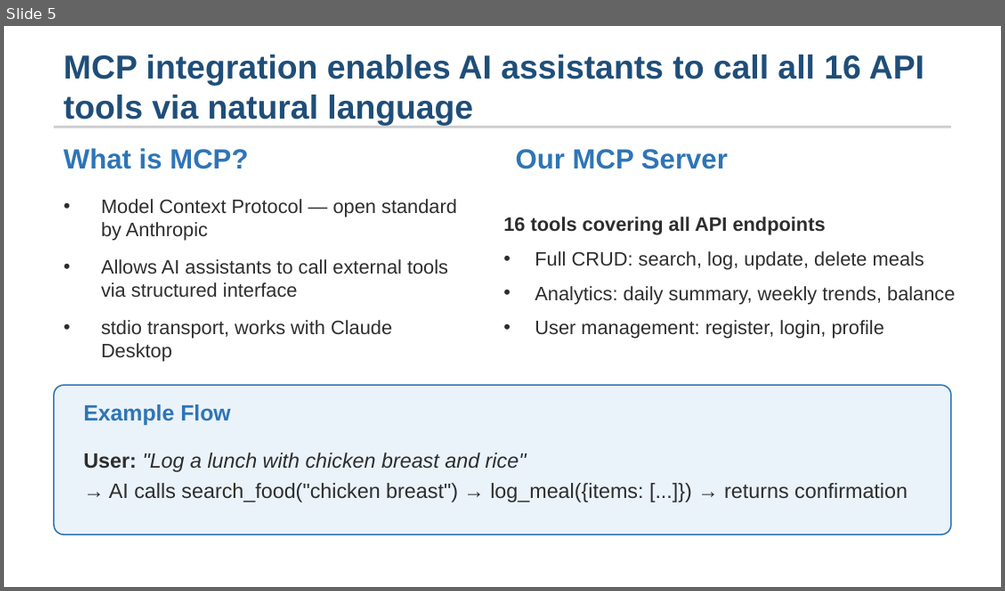
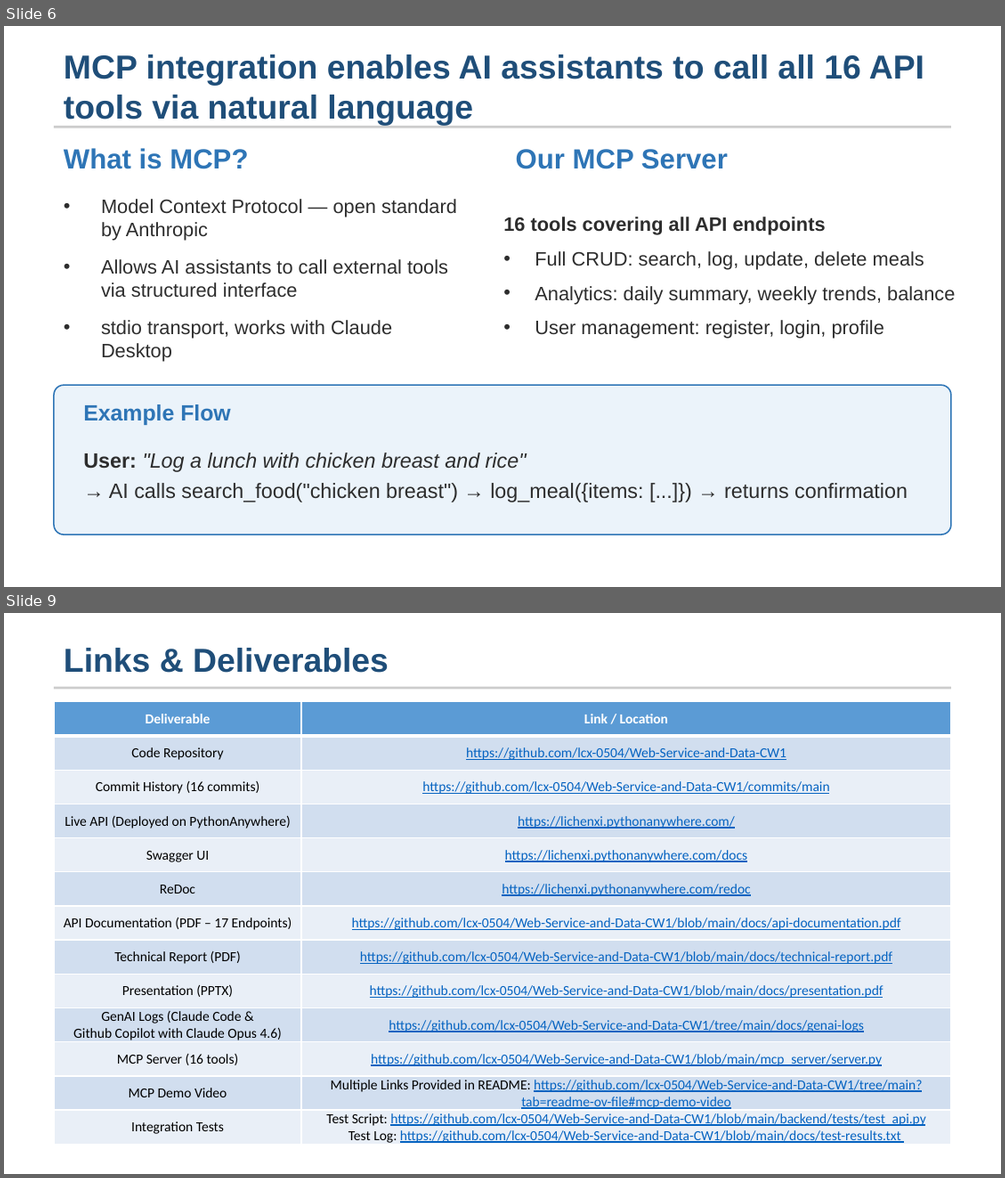
Before and after one commit to lcx-0504/Web-Service-and-Data-CW1, a slide deck: docs/presentation.pptx. Shown one above the other, each under a label of ours: slide 5 before the commit, slides 6 and 9 after it; the slides between them are not shown. The pictures are 1005x591 and 1005x1178 pixels, drawn with LibreOffice and Linux fonts; fonts in the diff are those of the drawing. Boxes give left, top, right and bottom in pixels: in the first picture for what was removed or moved away, otherwise in the second. Text is boxed around its words. In the diff, an @@ line names an element or a change of style, - is before the commit and + after.

Commit message:
docs: finalize all deliverables — add ER diagram, test results, fix inconsistencies
- Add Links section to technical report (13 items covering all deliverables)
- Add ER diagram (Navicat) with N:N relationship annotations
- Add Testing Strategy, Data Source, and References sections to report
- Add test-results.txt (28 passed against PythonAnywhere)
- Add VCS + Deliverables slides to presentation (now 11 slides)
- Fix README: tool count 15→16, bcrypt version 4.0.1→4.2.1
- Fix .env.example: aiosqlite→sqlite driver
- Fix pyproject.toml: remove stale async dependencies
- Add GET / root endpoint and curl example to API docs
- Add ~$* to .gitignore for Office temp files
- Remove presentation.md (replaced by PPTX)

```diff
--- a/docs/presentation.pptx
+++ b/docs/presentation.pptx
@@ slide 9 added at bbox=[4, 613, 1001, 1174], background #FFFFFF @@
@@ text added at bbox=[64, 648, 388, 673], 24 pt, text #1F4E79, bold @@
+Links & Deliverables
@@ rectangle added at bbox=[54, 687, 951, 690], fill #CCCCCC @@
@@ table added at bbox=[54, 702, 951, 1146], 13 rows, 2 columns @@
+Deliverable | Link / Location
+Code Repository | https://github.com/lcx-0504/Web-Service-and-Data-CW1
+Commit History (16 commits) | https://github.com/lcx-0504/Web-Service-and-Data-CW1/commits/main
+Live API (Deployed on PythonAnywhere) | https://lichenxi.pythonanywhere.com/
+Swagger UI | https://lichenxi.pythonanywhere.com/docs
+ReDoc | https://lichenxi.pythonanywhere.com/redoc
+API Documentation (PDF – 17 Endpoints) | https://github.com/lcx-0504/Web-Service-and-Data-CW1/blob/main/docs/api-documentation.pdf
+Technical Report (PDF) | https://github.com/lcx-0504/Web-Service-and-Data-CW1/blob/main/docs/technical-report.pdf
+Presentation (PPTX) | https://github.com/lcx-0504/Web-Service-and-Data-CW1/blob/main/docs/presentation.pdf
+GenAI Logs (Claude Code & / Github Copilot with Claude Opus 4.6) | https://github.com/lcx-0504/Web-Service-and-Data-CW1/tree/main/docs/genai-logs
+MCP Server (16 tools) | https://github.com/lcx-0504/Web-Service-and-Data-CW1/blob/main/mcp_server/server.py
+MCP Demo Video | Multiple Links Provided in README: https://github.com/lcx-0504/Web-Service-and-Data-CW1/tree/main?tab=readme-ov-file#mcp-demo-video
+Integration Tests | Test Script: https://github.com/lcx-0504/Web-Service-and-Data-CW1/blob/main/backend/tests/test_api.py / Test Log: https://github.com/lcx-0504/Web-Service-and-Data-CW1/blob/main/docs/test-results.txt
@@ what was slide 5 is now slide 6 @@
```
Also in this commit, not shown: 2 slides changed, 2 other slides added, 12 other files.
